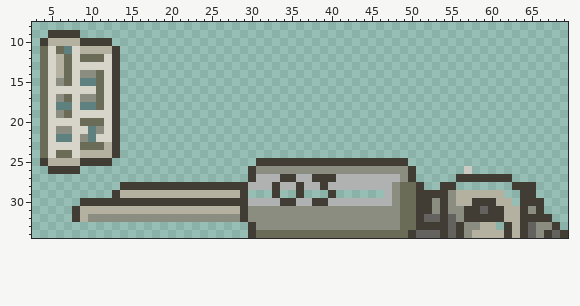
Sprite sheet, stored at img/ship/interior/room_oxygen_5.png. The picture above was drawn from the file before the commit.
The file is 70x35 pixels. Shown: x 3..69, y 8..34.
The same view after the edit:
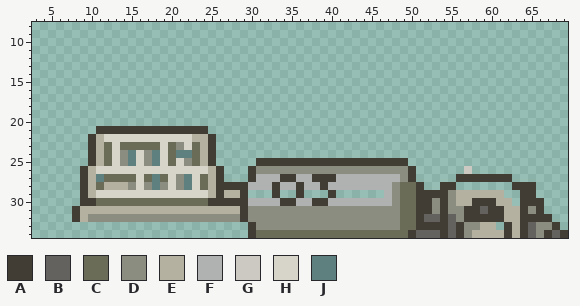
Palette (. is transparent): A #413d34  B #64625e  C #6b6c57  D #8a8d7f  E #b5b1a1  F #b0b1b1  G #ccc8c2  H #d7d5ca  J #5e817f
From old to new:
Changed rows in their new state; - is an unchanged pixel.
first column x 4:
 9 -....------------------
10 .........--------------
11 ..........-------------
12 ..........-------------
13 ..........-------------
14 ..........-------------
15 ..........-------------
16 ..........-------------
17 ..........-------------
18 ..........-------------
19 ..........-------------
20 ..........-------------
21 .......AA-AAAAAAAAAAA--
22 ......AE-HHHHHHHHHHEEA-
23 ......AECHCCCCCHCDHCEA-
24 ......A-CHDJHDJHCJJCEA-
25 ......-ECHDJHDJHCHDCEA-
26 -....AEHHHHHHHHHHHHHHEA
27 -----AEJCCCCHCJCHDJHCEA
28 -----AECEEEDHDJDHDJHCE-
29 -----AEHHHHHHHHHHHHHH-A
30 -------CCCCCCCCCCCCCC--
